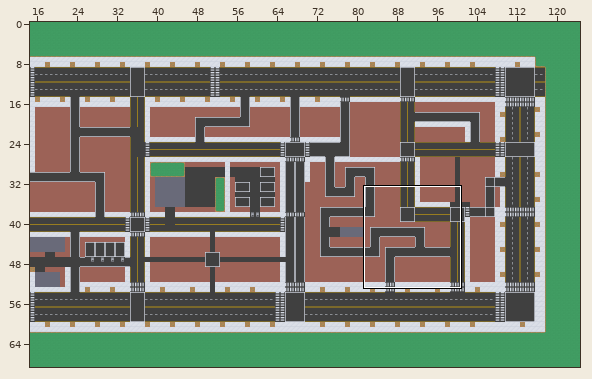
Two versions of a level (LDtk project, Assets/Map/Map/Team-Project-Map.ldtk). The picture above shows the old version from afar; the outline marks the close-up.
Close-up. The starting point:
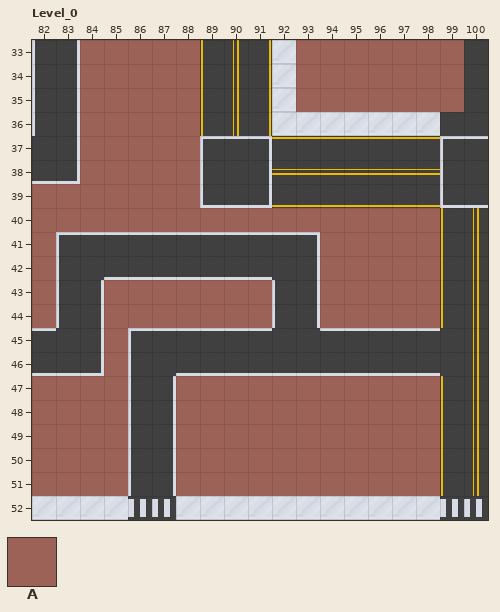
Cells are 16x16 px. Shown: Level_0 x 82..100, y 33..52. The commit also changed other parts of the map, which this record leaves out.
Key: from "NoCar": A 1 "NoCar".
_ is an empty cell.
Layers that did not change in this view are not listed.
Layer "NoCar" before, first column x 82:
33 __AAAAA____AAAAAAA_
34 __AAAAA____AAAAAAA_
35 __AAAAA____AAAAAAA_
36 __AAAAA____________
37 __AAAAA____________
38 __AAAAA____________
39 AAAAAAA____________
40 AAAAAAAAAAAAAAAAA__
41 A___________AAAAA__
42 A___________AAAAA__
43 A__AAAAAAA__AAAAA__
44 A__AAAAAAA__AAAAA__
45 ___A_______________
46 ___A_______________
47 AAAA__AAAAAAAAAAA__
48 AAAA__AAAAAAAAAAA__
49 AAAA__AAAAAAAAAAA__
50 AAAA__AAAAAAAAAAA__
51 AAAA__AAAAAAAAAAA__
52 ___________________
Once edited:
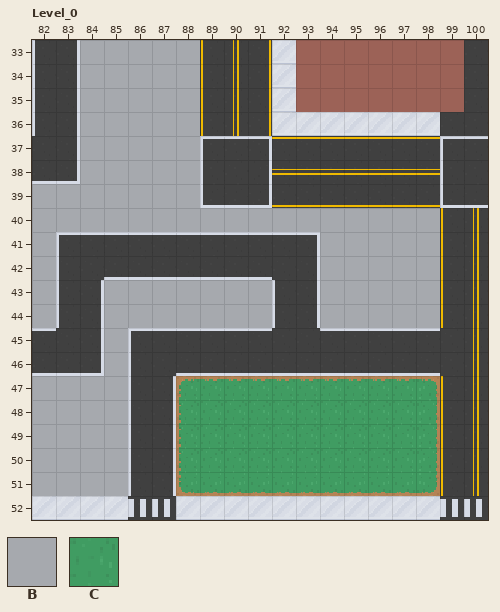
Further tiles: from "Cement": B 1 "Cement"; from "Grass": C 1 "Grass".
Tiles of an added or newly shown layer are drawn over the layers below it.
What changed:
Changed rows in their new state; . is an unchanged cell.
Layer "Cement" (added):
first column x 82:
33 ..BBBBB..........
34 ..BBBBB..........
35 ..BBBBB..........
36 ..BBBBB..........
37 ..BBBBB..........
38 ..BBBBB..........
39 BBBBBBB..........
40 BBBBBBBBBBBBBBBBB
41 B...........BBBBB
42 B...........BBBBB
43 B..BBBBBBB..BBBBB
44 B..BBBBBBB..BBBBB
45 ...B.............
46 ...B.............
47 BBBB.............
48 BBBB.............
49 BBBB.............
50 BBBB.............
51 BBBB.............
Layer "NoCar":
first column x 82:
33 .._____..........
34 .._____..........
35 .._____..........
36 .._____..........
37 .._____..........
38 .._____..........
39 _______..........
40 _________________
41 _..........._____
42 _..........._____
43 _.._______.._____
44 _.._______.._____
45 ..._.............
46 ..._.............
47 ____..___________
48 ____..___________
49 ____..___________
50 ____..___________
51 ____..___________
Layer "Grass":
first column x 88:
47 CCCCCCCCCCC
48 CCCCCCCCCCC
49 CCCCCCCCCCC
50 CCCCCCCCCCC
51 CCCCCCCCCCC
